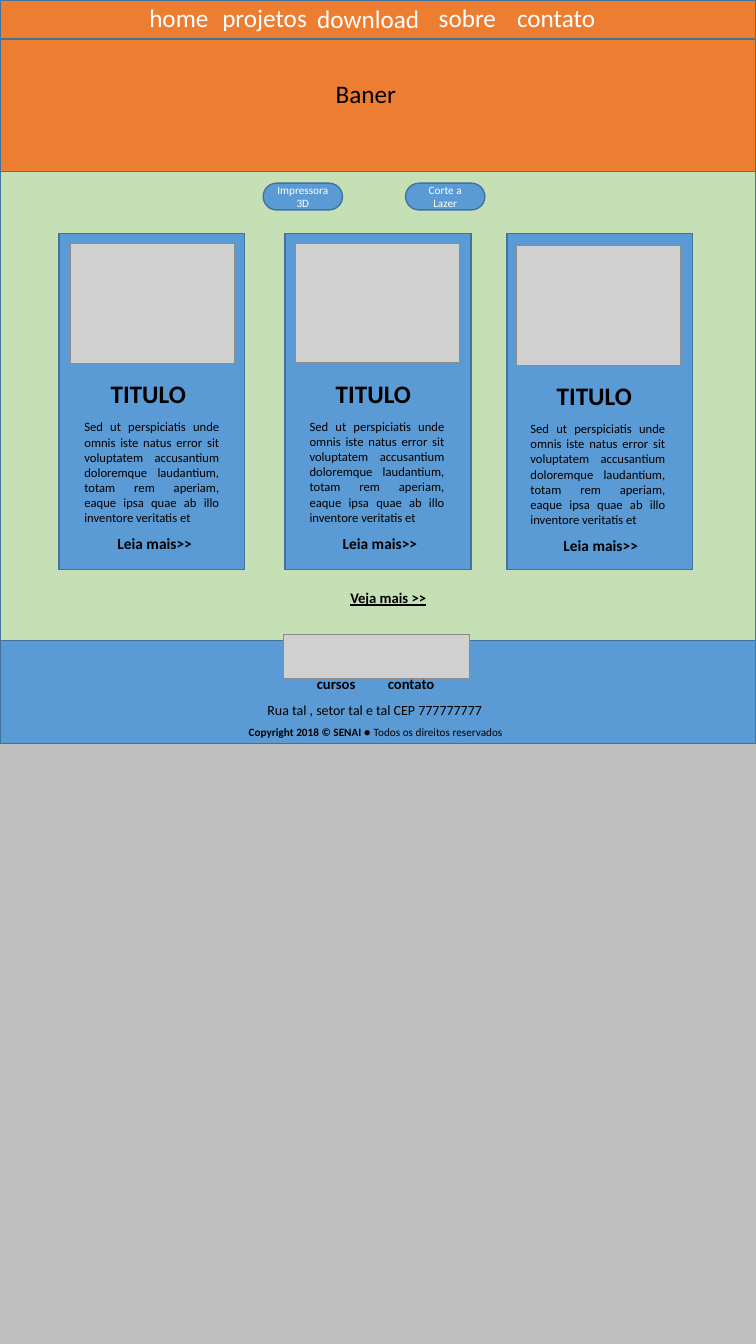
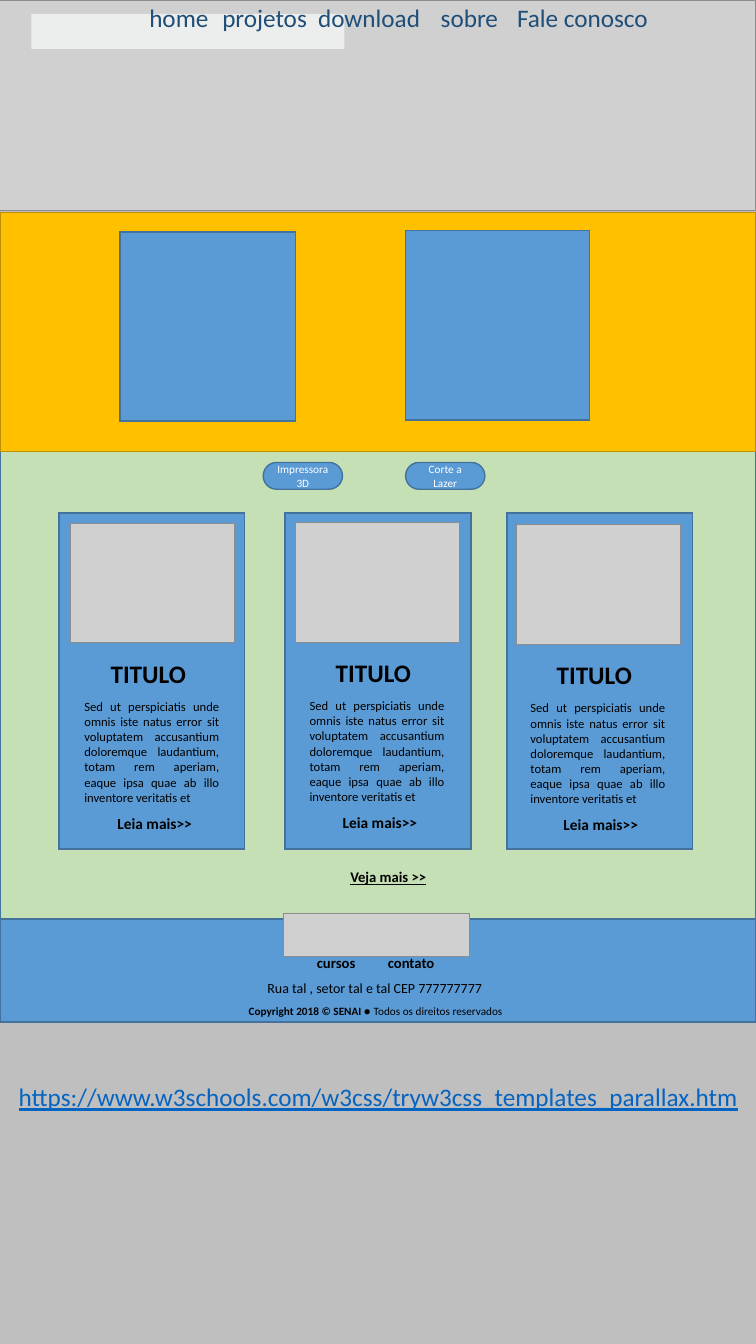
Before and after one commit to WescleyLemos/HOTSITE_SENAI_LAB, a slide deck: slide 1 of wireframe/Projeto-Lab-Senai.pptx. Drawn at 756x1344 pixels with LibreOffice and Linux fonts; fonts in the diff are those of the drawing; grey boxes stand for pictures. Boxes give left, top, right and bottom in pixels: in the first picture for what was removed or moved away, otherwise in the second. Text is boxed around its words. In the diff, an @@ line names an element or a change of style, - is before the commit and + after.

```diff
--- a/wireframe/Projeto-Lab-Senai.pptx
+++ b/wireframe/Projeto-Lab-Senai.pptx
@@ picture added at [0, 0, 756, 211] @@
@@ rectangle added at [31, 14, 345, 49], fill #ECEDED @@
@@ text colour #FFFFFF to #1F4E79 in 4 elements at [149, 9, 208, 27], [222, 10, 307, 31], [318, 9, 420, 27], [441, 9, 498, 27] @@
@@ text at [517, 9, 648, 27]: text changed; text colour #FFFFFF to #1F4E79 @@
-contato
+Fale conosco
@@ text removed at [336, 86, 396, 103] @@
-Baner
@@ rectangle added at [0, 213, 756, 452], fill #FFC000, outline #BD8E00 1 pt @@
@@ rectangle added at [120, 232, 295, 421], fill #5B9BD5, outline #43739E 1 pt @@
@@ rectangle added at [405, 231, 589, 420], fill #5B9BD5, outline #43739E 1 pt @@
@@ 14 texts, 5 rectangles, 4 pictures, 2 rounded rectangles: place and size @@
-14 texts, 5 rectangles, 4 pictures, 2 rounded rectangles at [0, 171, 756, 743]
+14 texts, 5 rectangles, 4 pictures, 2 rounded rectangles at [0, 451, 756, 1022]
@@ text added at [19, 1088, 738, 1111], 18 pt, text #0563C1, underline @@
+https://www.w3schools.com/w3css/tryw3css_templates_parallax.htm
```
Also in this commit, not shown: 1 other file.
